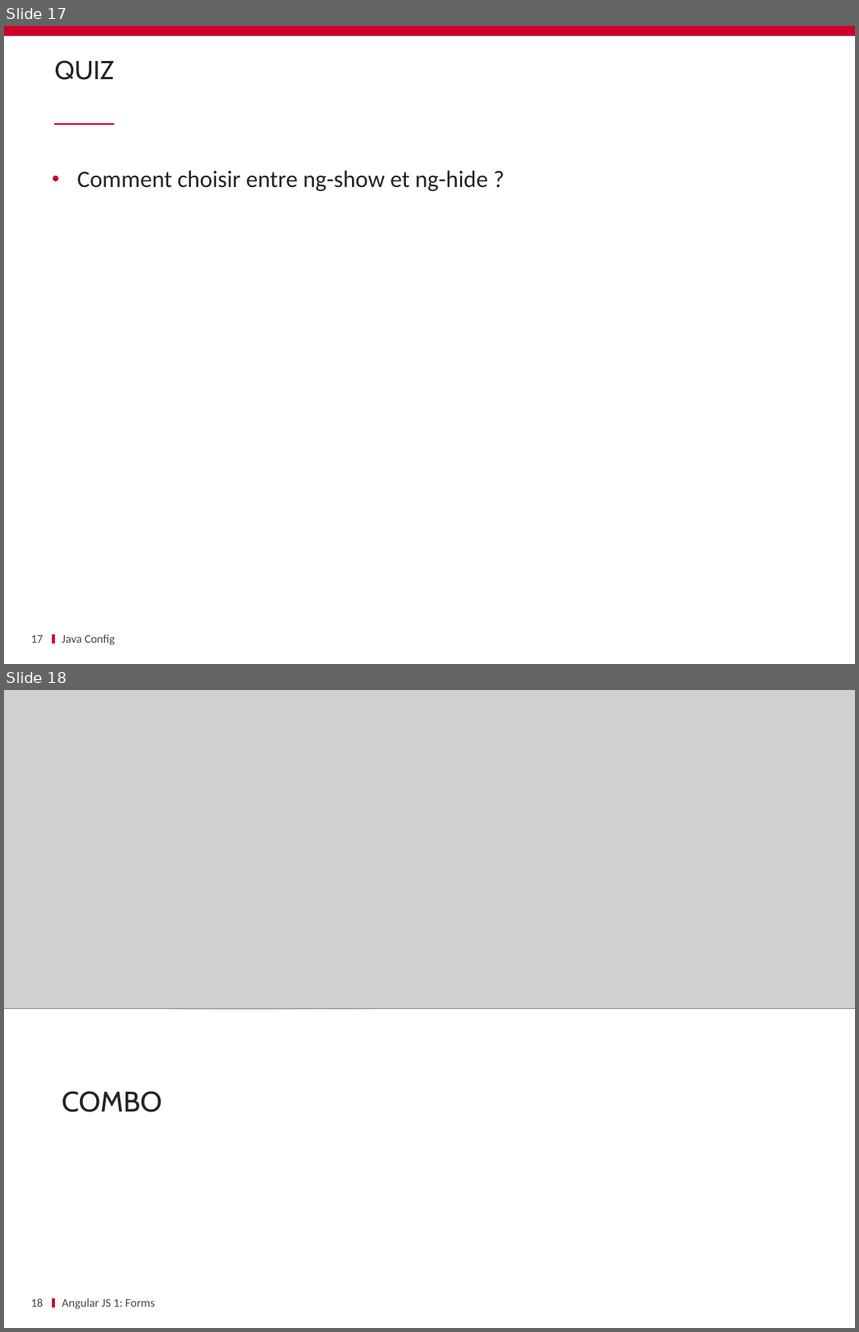
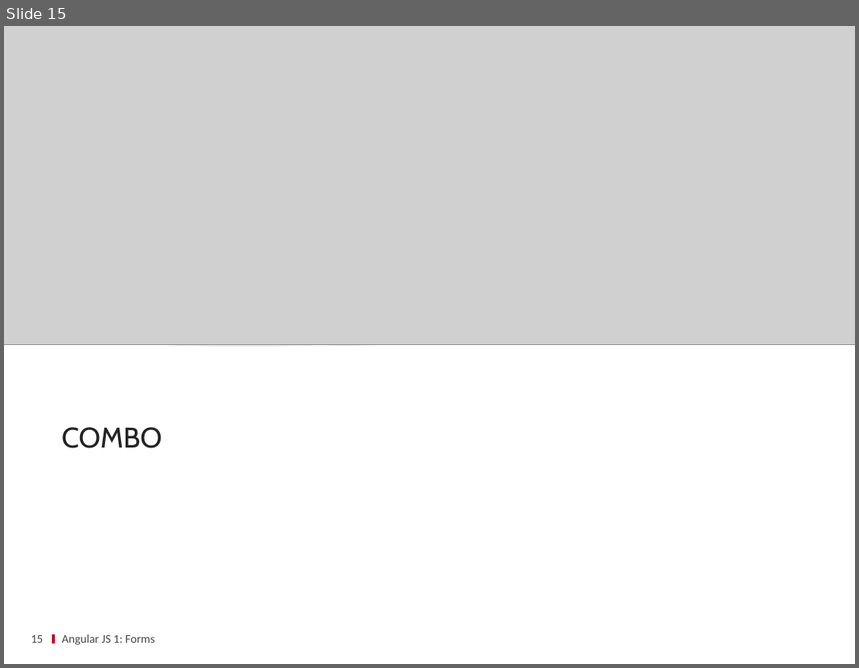
Before and after one commit to ycintre/formation-angularjs, a slide deck: 07 Forms & Validation/Forms & Validation.pptx. Shown one above the other, each under a label of ours: slides 17 and 18 before the commit, slide 15 after it. The pictures are 859x1332 and 859x668 pixels, drawn with LibreOffice and Linux fonts; fonts in the diff are those of the drawing; grey boxes stand for pictures; background and template pictures are left out. Boxes give left, top, right and bottom in pixels: in the first picture for what was removed or moved away, otherwise in the second. Text is boxed around its words. In the diff, an @@ line names an element or a change of style, - is before the commit and + after.

```diff
--- a/07 Forms & Validation/Forms & Validation.pptx
+++ b/07 Forms & Validation/Forms & Validation.pptx
@@ slide 17 removed at (4,26,855,664), background #FFFFFF; not listed: 1 template element that a slide beside it also shows @@
@@ rectangle removed at (4,26,855,36) @@
@@ title removed at (55,60,114,80) @@
-QUIZ
@@ line removed from (54, 124) to (113, 124) @@
@@ text removed at (77,170,488,192) @@
-• Comment choisir entre ng-show et ng-hide ?
@@ page number removed at (31,636,44,643) @@
-17
@@ text removed at (62,635,115,645) @@
-Java Config
@@ what was slide 18 is now slide 15 @@
@@ page number at (31,636,44,643): text changed @@
-18
+15
```
Also in this commit, not shown: 4 slides changed, 7 other slides removed.
